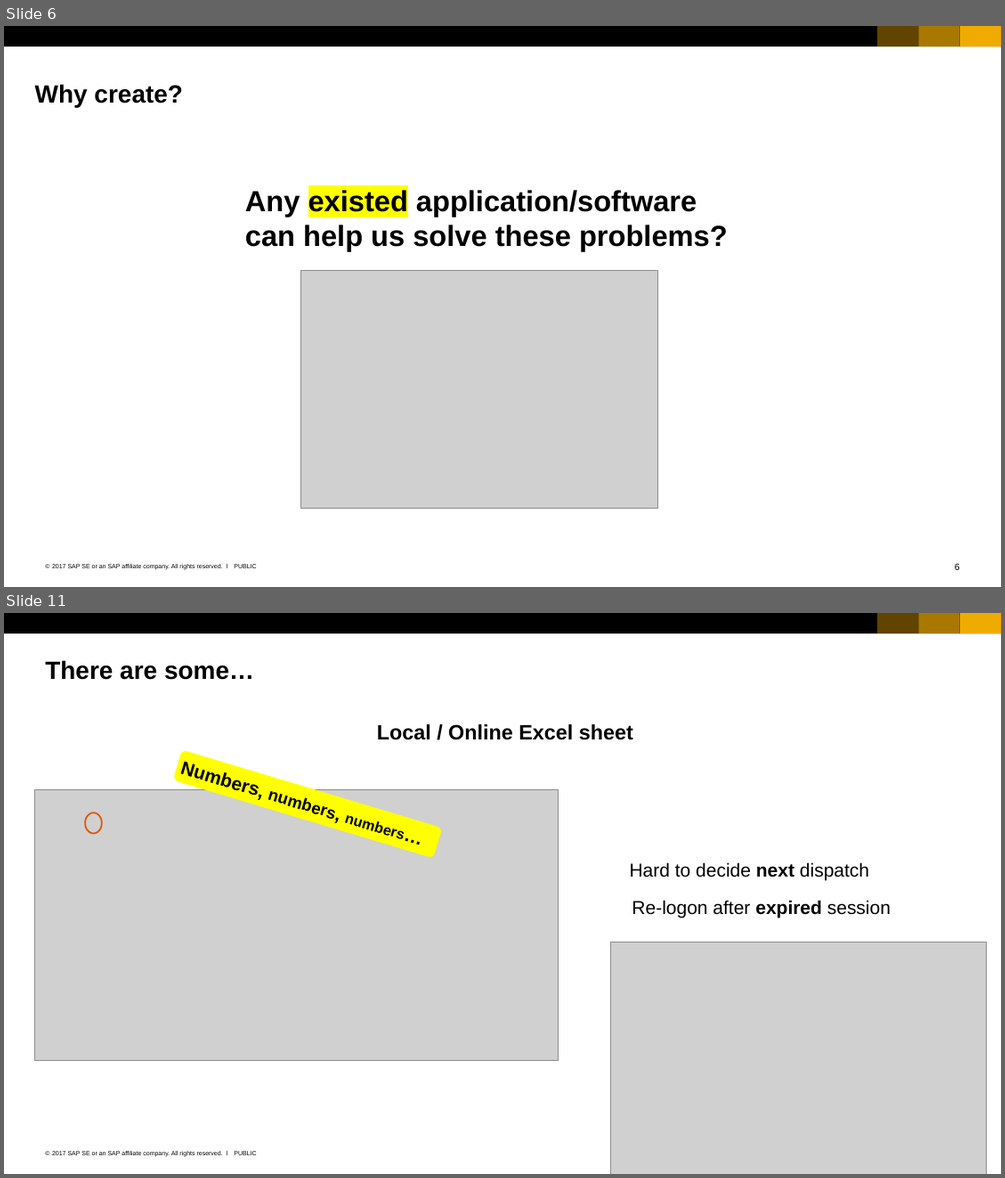
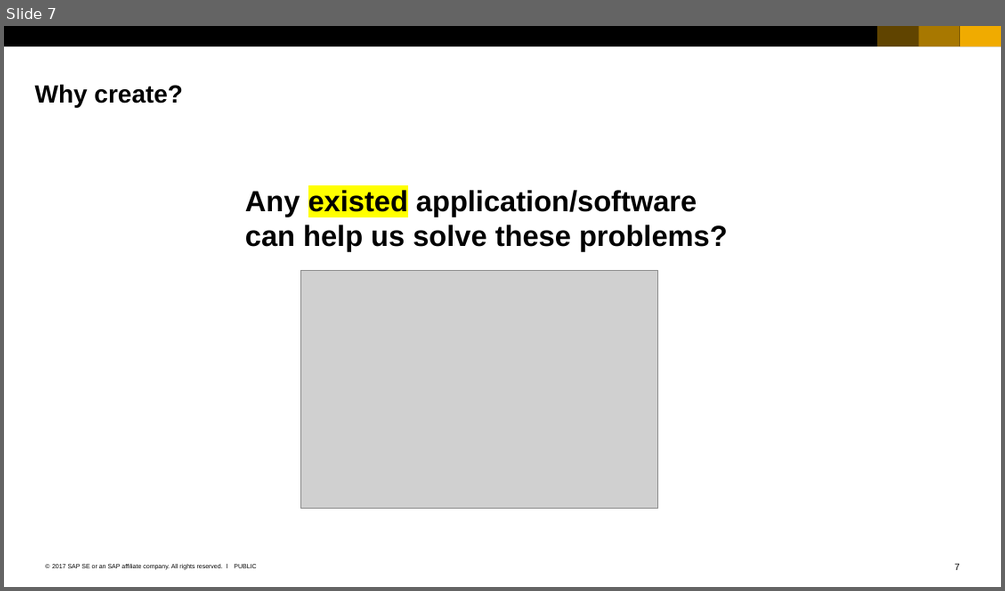
Before and after one commit to qianyilun/workload-calculator, a slide deck: SAP_2017_16x9_black_and_white.pptx. Shown one above the other, each under a label of ours: slides 6 and 11 before the commit, slide 7 after it; the slides between them are not shown. The pictures are 1005x1178 and 1005x591 pixels, drawn with LibreOffice and Linux fonts; fonts in the diff are those of the drawing; grey boxes stand for pictures. Boxes give left, top, right and bottom in pixels: in the first picture for what was removed or moved away, otherwise in the second. Text is boxed around its words. In the diff, an @@ line names an element or a change of style, - is before the commit and + after.

```diff
--- a/SAP_2017_16x9_black_and_white.pptx
+++ b/SAP_2017_16x9_black_and_white.pptx
@@ slide 11 removed at (4,613,1001,1174), background #FFFFFF; not listed: 6 template elements that a slide beside it also shows @@
@@ title removed at (45,660,254,680) @@
-There are some…
@@ text removed at (377,724,633,740) @@
-Local / Online Excel sheet
@@ rounded rectangle removed at (172,749,442,858) @@
-Numbers, numbers, numbers…
@@ picture removed at (34,790,558,1060) @@
@@ ellipse removed at (86,812,102,834) @@
@@ text removed at (630,862,869,880) @@
-Hard to decide next dispatch
@@ text removed at (631,900,890,917) @@
-Re-logon after expired session
@@ picture removed at (610,941,985,1174) @@
@@ what was slide 6 is now slide 7 @@
@@ page number at (955,563,960,570): text changed @@
-6
+7
```
Also in this commit, not shown: 6 slides changed, 3 slides added, 16 other slides removed.
